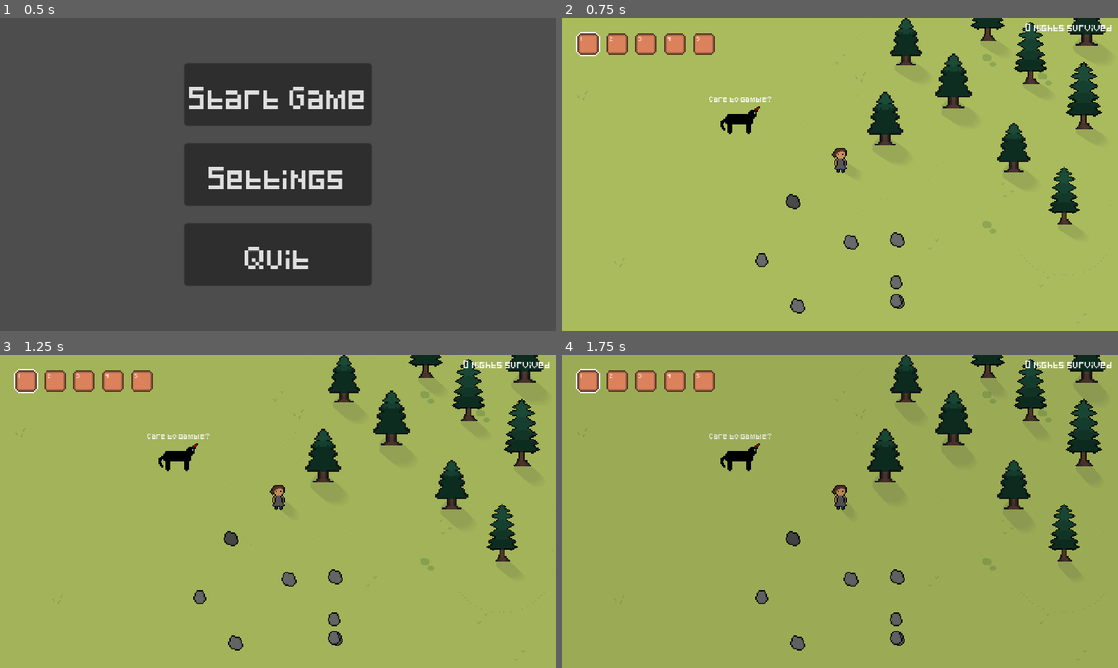
Above: before the commit, frames 1-4 (two rows, left to right).
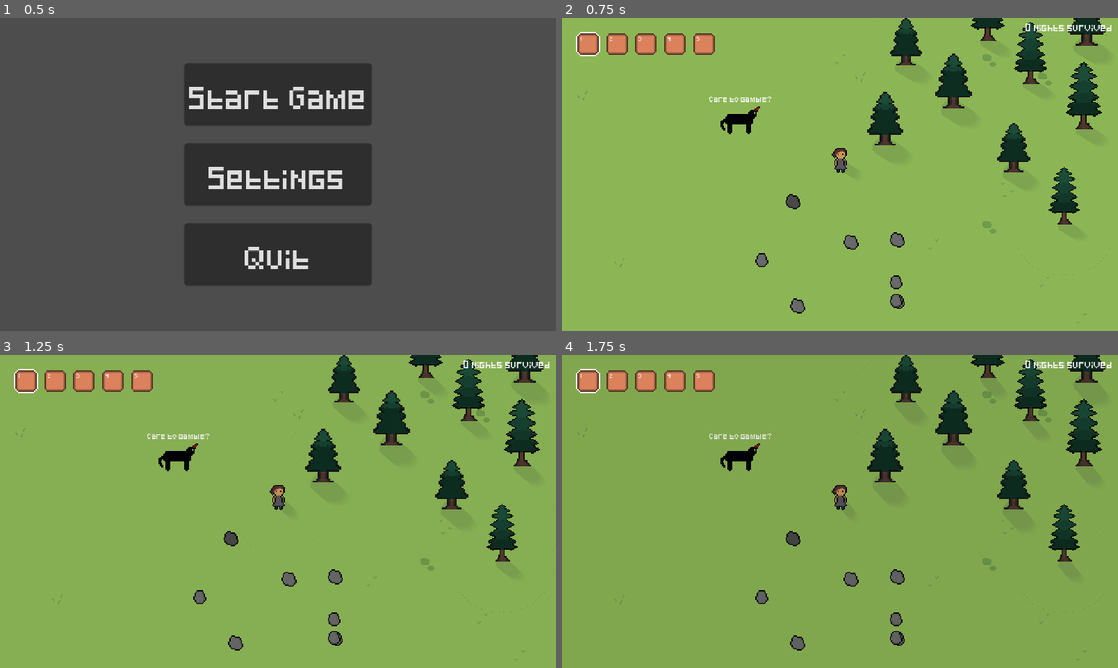
Above: after the commit, the same moments.

Repository: StormLight14/nightfall-mirror
Game: Godot game, scene res://ui/menus/main/main_menu.tscn
The game is run twice, just before and just after one commit, with the same random seed, the same clock (stepped at 60 frames per second) and the same inputs.
Inputs:
- Up to frame 1 (0.5 s): no input
- Up to frame 2 (0.75 s): click "Start Game" at 0.5 s
- Up to frame 3 (1.25 s): no input
- Up to frame 4 (1.75 s): click "1" at 1.25 s

Frame 1 is identical in both runs. In frame 2, 93% of the frame differs, in the area x 0-100%, y 0-100%; in frame 3, 93%; in frame 4, 91%.
Error in both runs: Invalid access to property or key '<null>' on a base object of type 'Array'. (res://ui/inventory/inventory_slot.gd:46)

Commit message:
uh i added uh tilset thing um yeah and crafting background

Diff:
--- a/entities/player/player.gd
+++ b/entities/player/player.gd
@@ -41,6 +41,7 @@
 func handle_ui_inputs() -> void:
 	if Input.is_action_just_pressed("inventory"):
 		%Inventory.visible = !%Inventory.visible
+		%Crafting.visible = !%Crafting.visible
 		%Hotbar.visible = !%Inventory.visible
 
 func interactions() -> void:
--- a/entities/player/player.tscn
+++ b/entities/player/player.tscn
@@ -9,6 +9,7 @@
 [ext_resource type="Texture2D" uid="uid://cwcxp6biq5lt1" path="res://entities/player/player_up.png" id="5_t62uw"]
 [ext_resource type="PackedScene" uid="uid://cik4vnx1ai6jm" path="res://ui/nights_survived.tscn" id="8_0ob6a"]
 [ext_resource type="PackedScene" uid="uid://djnx5is5oqurx" path="res://ui/gamble_ui.tscn" id="9_nuuaq"]
+[ext_resource type="PackedScene" uid="uid://b0fkfk0juke8x" path="res://ui/crafting/crafting.tscn" id="9_w6tei"]
 
 [sub_resource type="Gradient" id="Gradient_vxpyq"]
 interpolation_mode = 2
@@ -155,6 +156,10 @@
 
 [node name="NightsSurvived" parent="GameUI" instance=ExtResource("8_0ob6a")]
 
+[node name="Crafting" parent="GameUI" instance=ExtResource("9_w6tei")]
+unique_name_in_owner = true
+visible = false
+
 [node name="GambleUI" parent="GameUI" instance=ExtResource("9_nuuaq")]
 unique_name_in_owner = true
 visible = false
--- /dev/null
+++ b/ui/crafting/crafting.tscn
@@ -0,0 +1,34 @@
+[gd_scene load_steps=2 format=3 uid="uid://b0fkfk0juke8x"]
+
+[ext_resource type="Texture2D" uid="uid://gmeicxumvw0k" path="res://ui/crafting/crafting_background.png" id="1_j6e6k"]
+
+[node name="Crafting" type="Control"]
+layout_direction = 2
+layout_mode = 3
+anchors_preset = 11
+anchor_left = 1.0
+anchor_right = 1.0
+anchor_bottom = 1.0
+offset_left = -100.0
+grow_horizontal = 0
+grow_vertical = 2
+
+[node name="TextureRect" type="TextureRect" parent="."]
+layout_mode = 2
+offset_left = -5.0
+offset_top = 10.0
+offset_right = 85.0
+offset_bottom = 210.0
+texture = ExtResource("1_j6e6k")
+stretch_mode = 2
+
+[node name="Label" type="Label" parent="."]
+layout_mode = 2
+offset_left = -5.0
+offset_top = 10.0
+offset_right = 75.0
+offset_bottom = 28.0
+theme_override_font_sizes/font_size = 6
+text = "Crafting"
+horizontal_alignment = 1
+vertical_alignment = 1
Not shown: 1 places in entities/player/player.tscn that only renumber resources
Binary file changed: tilesets/grass.png
Binary file changed: tilesets/hills.png
Binary file changed: tilesets/water.png
Binary file added: ui/crafting/crafting_background.png
Not shown, added: ui/crafting/crafting_background.png.import
